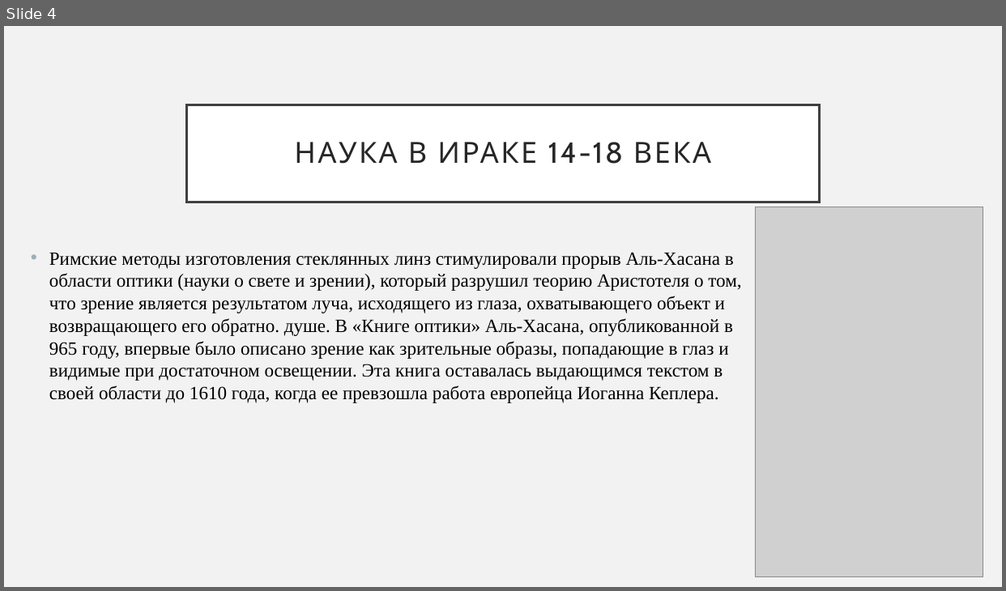
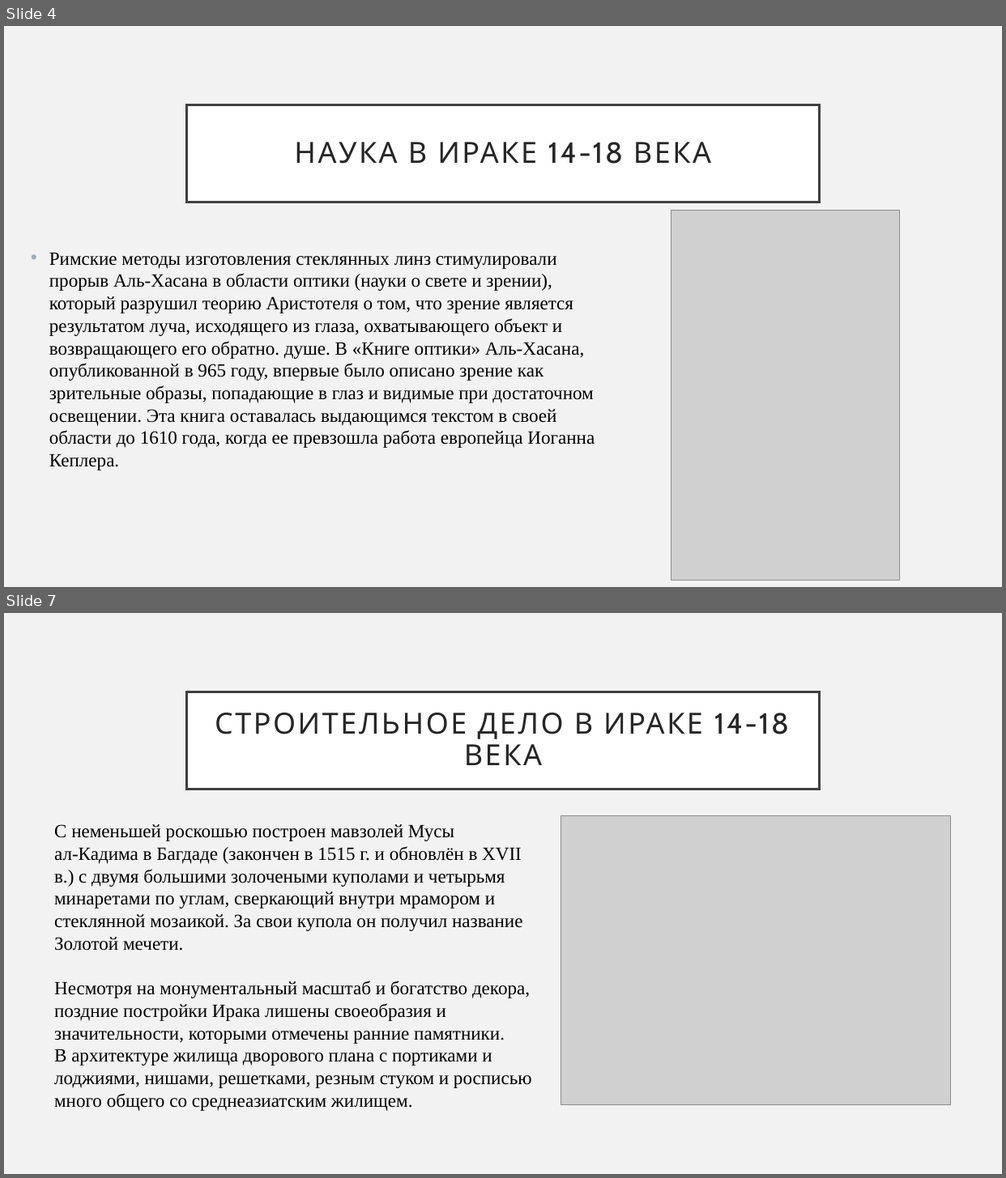
Before and after one commit to DnineO/3-term-of-SPBSTU, a slide deck: История и методология науки/Наука и строительное дело в Ираке 14-18 века.pptx. Shown one above the other, each under a label of ours: slide 4 before the commit, slides 4 and 7 after it; the slides between them are not shown. The pictures are 1006x591 and 1006x1178 pixels, drawn with LibreOffice and Linux fonts; fonts in the diff are those of the drawing; grey boxes stand for pictures. Boxes give left, top, right and bottom in pixels: in the first picture for what was removed or moved away, otherwise in the second. Text is boxed around its words. In the diff, an @@ line names an element or a change of style, - is before the commit and + after.

```diff
--- a/История и методология науки/Наука и строительное дело в Ираке 14-18 века.pptx
+++ b/История и методология науки/Наука и строительное дело в Ираке 14-18 века.pptx
@@ slide 7 added at (x1=4, y1=613, x2=1002, y2=1174), background #F2F2F2 @@
@@ title added at (x1=187, y1=692, x2=819, y2=789), fill #FFFFFF, outline #404040 2.5 pt, 28 pt, text #262626 @@
+СТРОИТЕЛЬНОЕ ДЕЛО В ИРАКЕ 14-18 ВЕКА
@@ text added at (x1=54, y1=824, x2=532, y2=1111), 18 pt, text #000000 @@
+С неменьшей роскошью построен мавзолей Мусы
+ал-Кадима в Багдаде (закончен в 1515 г. и обновлён в XVII в.) с двумя большими золочеными куполами и четырьмя минаретами по углам, сверкающий внутри мрамором и стеклянной мозаикой. За свои купола он получил название Золотой мечети.
+Несмотря на монументальный масштаб и богатство декора, поздние постройки Ирака лишены своеобразия и значительности, которыми отмечены ранние памятники.
+В архитектуре жилища дворового плана с портиками и лоджиями, нишами, решетками, резным стуком и росписью много общего со среднеазиатским жилищем.
@@ picture added at (x1=561, y1=815, x2=951, y2=1105) @@
@@ slide 4 changed as well @@
@@ picture moved from (x1=755, y1=207, x2=983, y2=577) to (x1=671, y1=211, x2=900, y2=581) @@
@@ text "Римские методы изготовления стеклянных линз ..." rewrapped from (x1=49, y1=252, x2=741, y2=403) to (x1=49, y1=253, x2=594, y2=471) @@
```
Also in this commit, not shown: 6 other slides changed, 2 other slides added, 1 slide removed.
